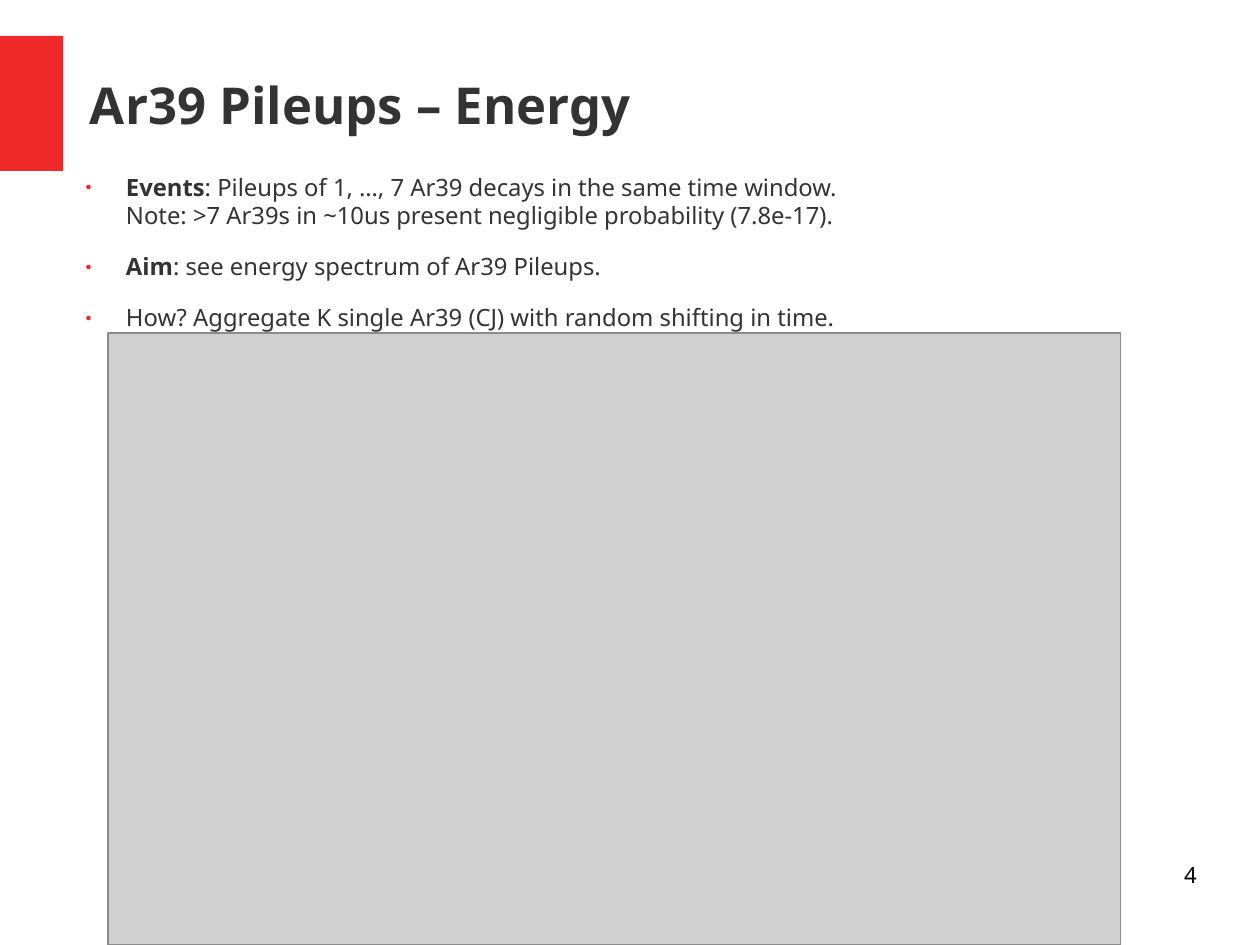
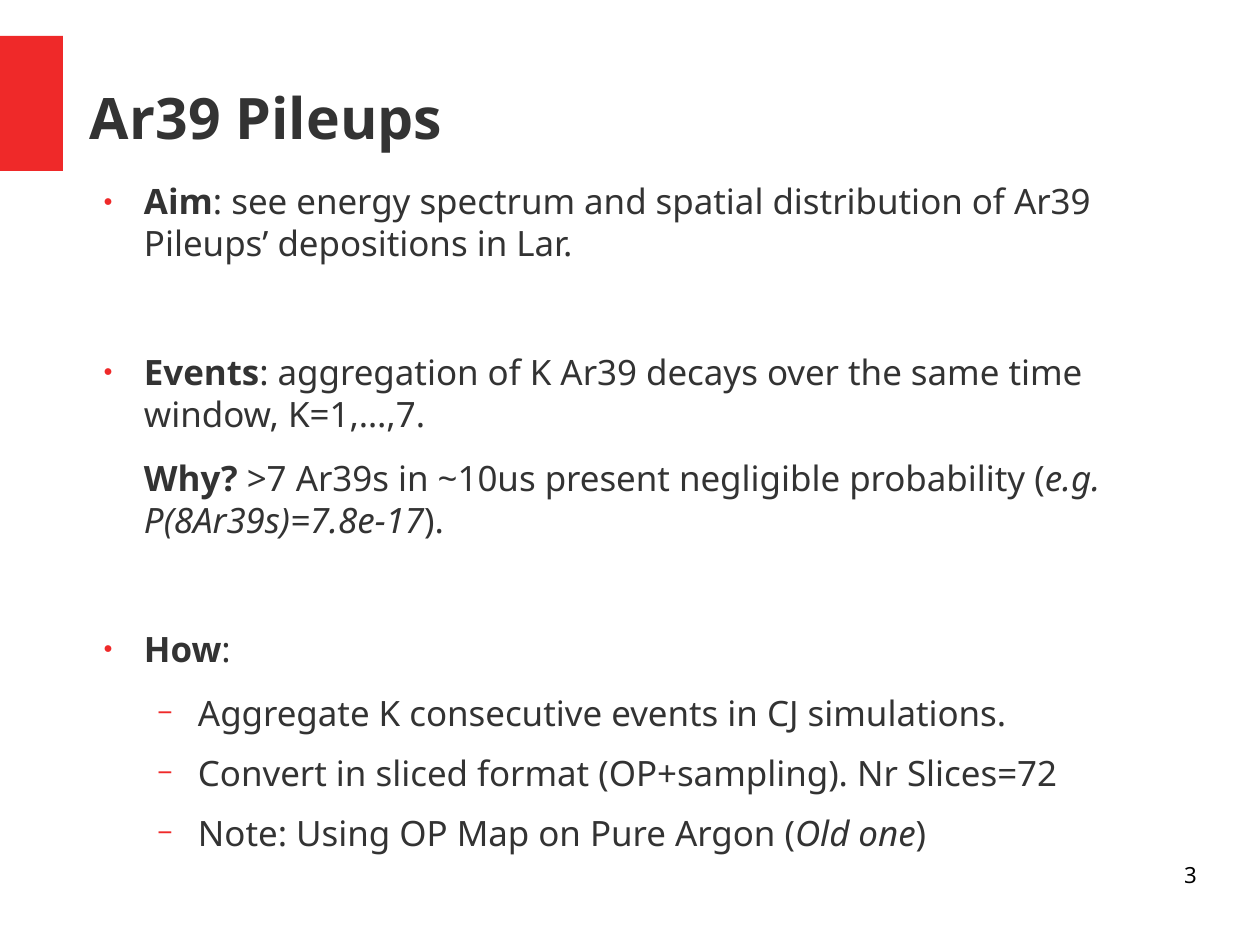
Before and after one commit to luigiberducci/ML4NP, a slide deck: slide 3 of Docs/meeting_ml4np_21mag2020.odp (slide 4 before the commit). Drawn at 1260x945 pixels with LibreOffice and Linux fonts; fonts in the diff are those of the drawing; grey boxes stand for pictures. Boxes give left, top, right and bottom in pixels: in the first picture for what was removed or moved away, otherwise in the second. Text is boxed around its words. In the diff, an @@ line names an element or a change of style, - is before the commit and + after.

Commit message:
update presentation

```diff
--- a/Docs/meeting_ml4np_21mag2020.odp
+++ b/Docs/meeting_ml4np_21mag2020.odp
@@ title at [90,95,443,153]: text changed; size 32 to 36 pt @@
-Ar39 Pileups – Energy
+Ar39 Pileups
@@ text removed at [126,178,836,332] @@
-● Events: Pileups of 1, …, 7 Ar39 decays in the same time window.
-  Note: >7 Ar39s in ~10us present negligible probability (7.8e-17).
-● Aim: see energy spectrum of Ar39 Pileups.
-● How? Aggregate K single Ar39 (CJ) with random shifting in time.
@@ text added at [144,187,1100,855], 22 pt, text #333333 @@
+● Aim: see energy spectrum and spatial distribution of Ar39 Pileups’ depositions in Lar.
+● Events: aggregation of K Ar39 decays over the same time window, K=1,…,7.
+Why? >7 Ar39s in ~10us present negligible probability (e.g. P(8Ar39s)=7.8e-17).
+● How:
+  − Aggregate K consecutive events in CJ simulations.
+  − Convert in sliced format (OP+sampling). Nr Slices=72
+  − Note: Using OP Map on Pure Argon (Old one)
@@ picture removed at [107,333,1121,944] @@
@@ page number at [1184,867,1197,884]: text changed @@
-4
+3
```
Also in this commit, not shown: 4 other slides changed, 1 slide added, 2 other files.
